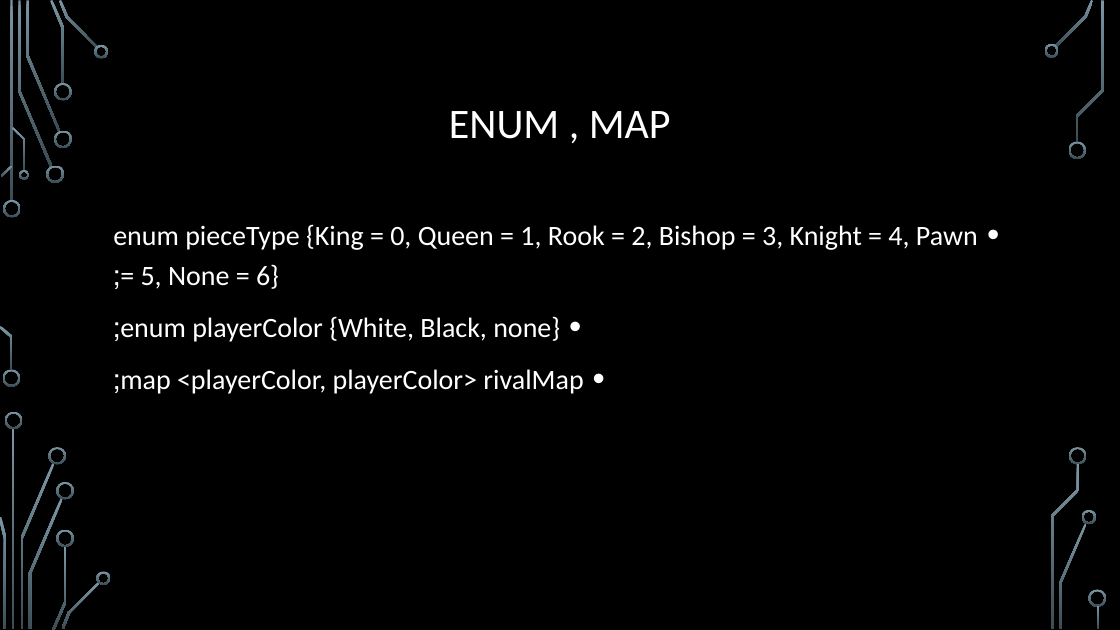
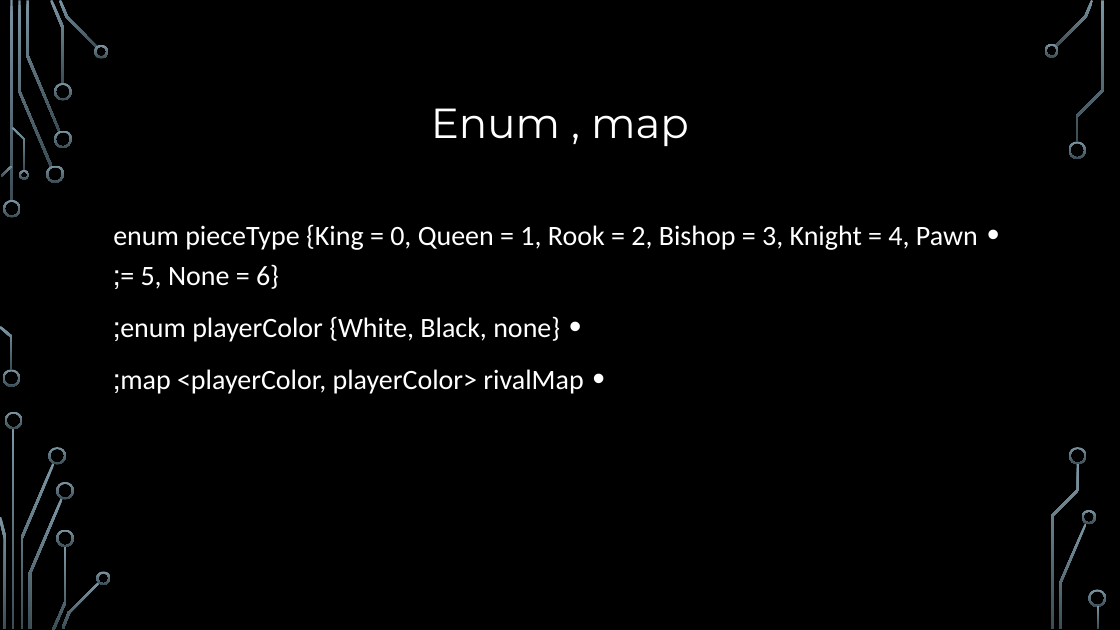
Before and after one commit to AmiriShavaki/Graphical-Chess-Game, a slide deck: slide 4 of powerPoint/به نام خدا).pptx. Drawn at 1120x630 pixels with LibreOffice and Linux fonts; fonts in the diff are those of the drawing; background and template pictures are left out. Boxes give left, top, right and bottom in pixels: in the first picture for what was removed or moved away, otherwise in the second. Text is boxed around its words. In the diff, an @@ line names an element or a change of style, - is before the commit and + after.

```diff
--- a/powerPoint/به نام خدا).pptx
+++ b/powerPoint/به نام خدا).pptx
@@ title at <box>431,108,689,146</box>: text changed; font Calibri to Montserrat @@
-ENUM , MAP
+Enum , map
```
Also in this commit, not shown: 8 other slides changed, 12 slides added, 2 slides removed, 11 other files.
